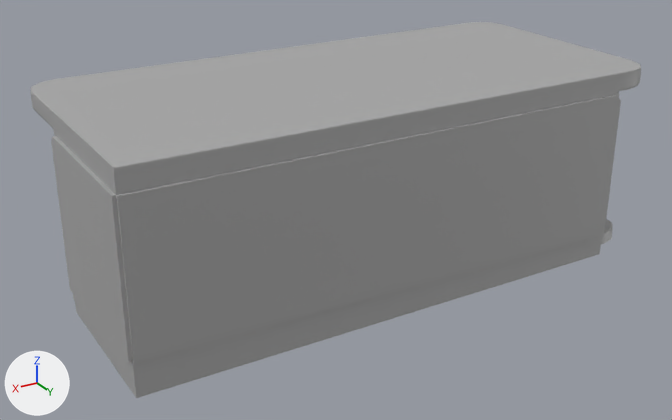
The FBX model MayaProject/ModelingProps/CyberPunkScene/scenes/StreetBar.fbx, before and after one commit.
One viewpoint serves both versions: a 50 mm lens placed at (0.1538, 0.2585, 0.1093), pointed at (0.0602, 0.1026, 0.0313). The lights are fixed; the arrows at lower left show +X, +Y and +Z. Where no turn or scale is listed for an object, it has been applied to the vertices.

Names of what the first picture shows: 'StreetBar'.
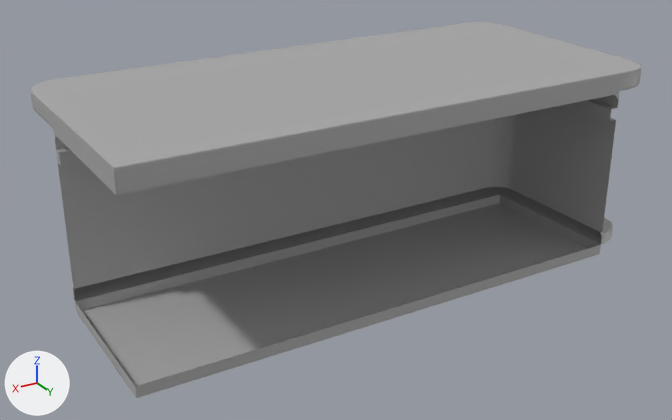
Where the newer file only moved an object's origin or applied its transform, the numbers keep the older frame.

Boxes (x1, y1, x2, y2) around the edits, measured in the pictures (672 x 420 px):
part 1 of me_mesh, deleted: before (51, 95, 621, 386)

What the commit changed:
me_mesh is used by ob_streetbar; location (-0.082, -0.081, 0.0064).
me_mesh had 226 vertices, 202 faces and spanned x 0.0793..0.1974, y 0.1542..0.2099, z 0.012..0.0534.
me_mesh now has 210 vertices, 182 faces and spans x 0.0793..0.1967, y 0.1542..0.2093, z 0.012..0.0534.
Part 1, on me_mesh:
16 vertices are removed from x 0.0892..0.1974, y 0.1751..0.2099, z 0.0171..0.0489.
20 faces are deleted.
